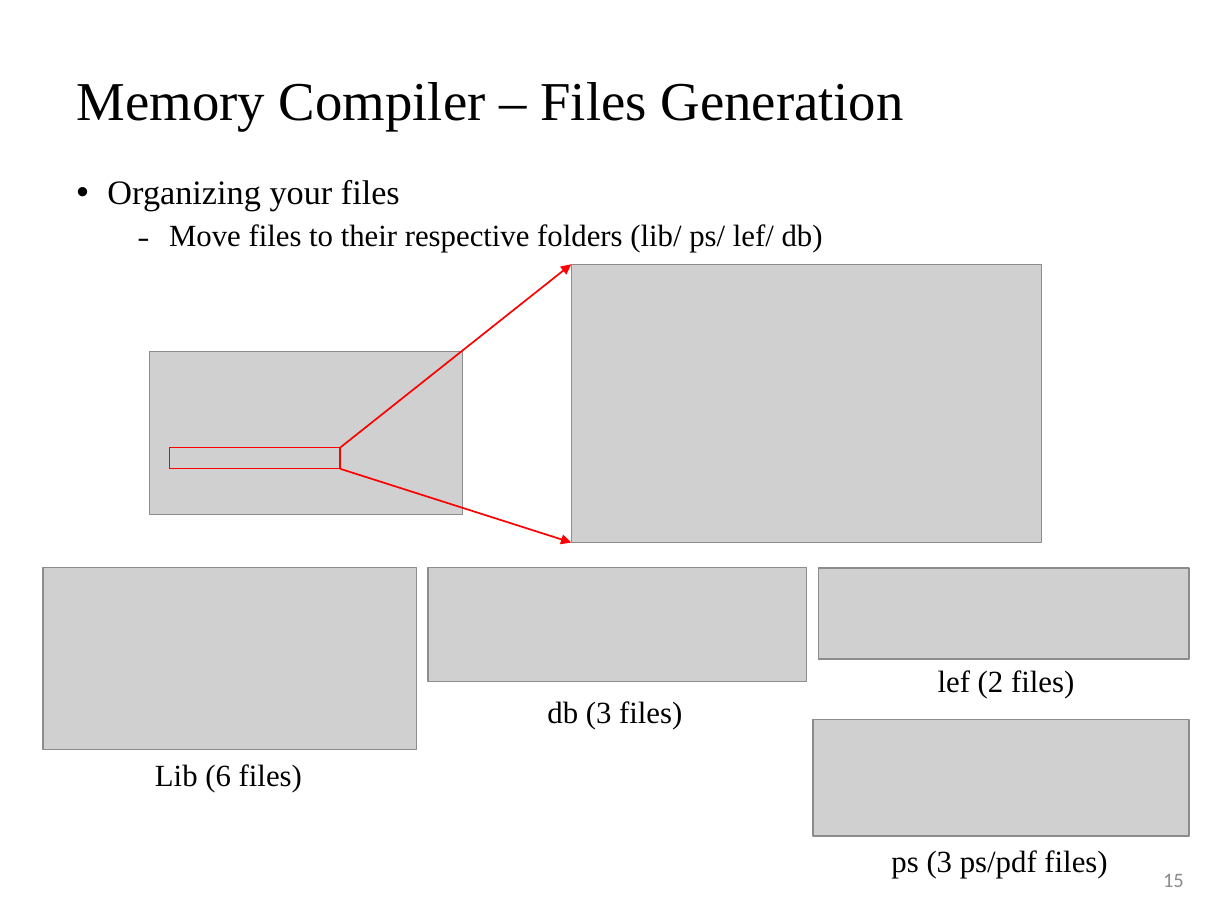
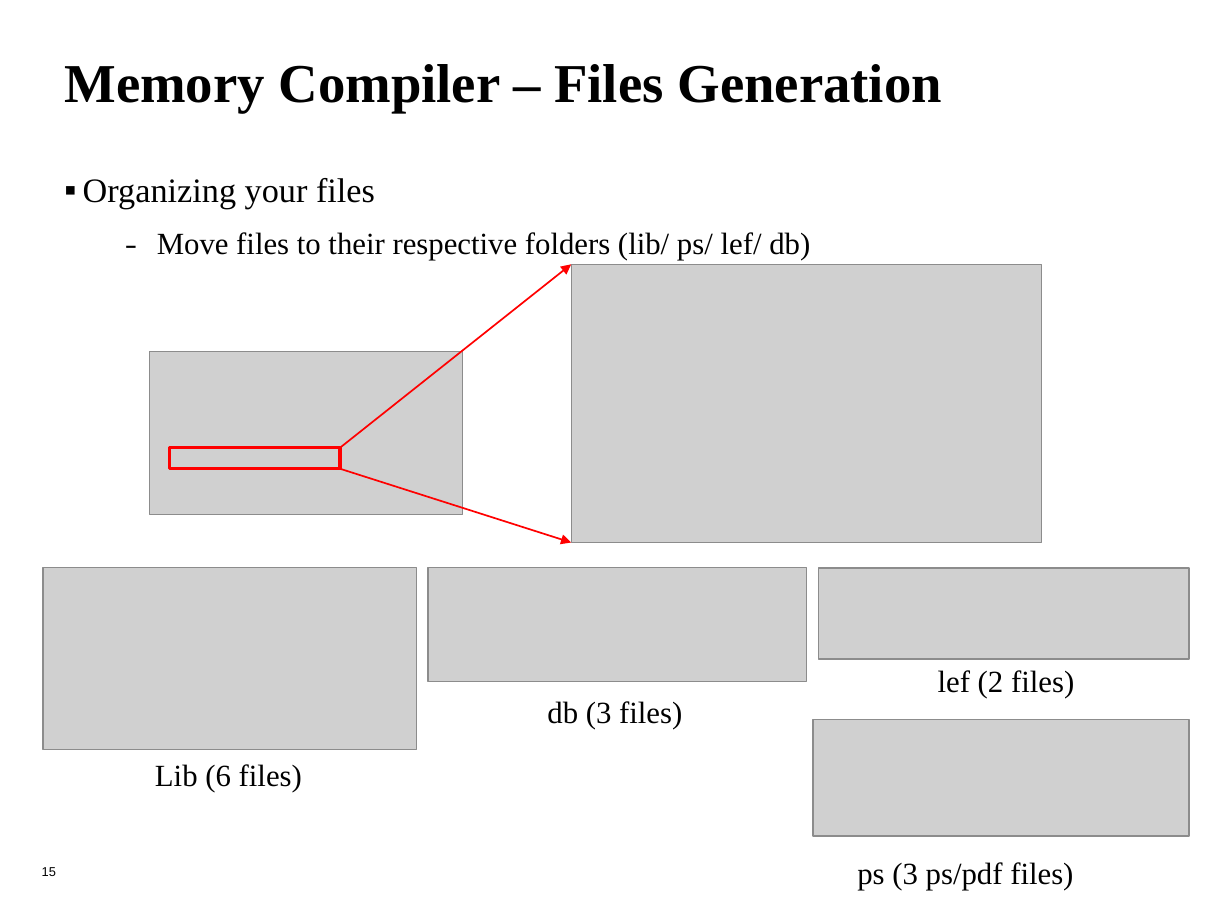
Before and after one commit to leo870823/2020-SRAM-training-course, a slide deck: slide 15 of MemoryCompiler_tutorial.pptx. Drawn at 1232x924 pixels with LibreOffice and Linux fonts; fonts in the diff are those of the drawing; grey boxes stand for pictures; background and template pictures are left out. Boxes give left, top, right and bottom in pixels: in the first picture for what was removed or moved away, otherwise in the second. Text is boxed around its words. In the diff, an @@ line names an element or a change of style, - is before the commit and + after.

```diff
--- a/MemoryCompiler_tutorial.pptx
+++ b/MemoryCompiler_tutorial.pptx
@@ title "Memory Compiler – Files Generation" at [64,64,941,113]: bold on; vertical alignment middle to top @@
@@ text "Organizing your files" at [83,178,810,260]: bullet • to ▪; line spacing 0.9 to 1; less space between paragraphs; more space between paragraphs @@
@@ page number added at [42,867,56,876], 7.5 pt, text #000000 @@
+15
@@ text "ps (3 ps/pdf files)": place and size @@
-text "ps (3 ps/pdf files)" at [891,850,1107,878]
+text "ps (3 ps/pdf files)" at [857,862,1073,890]
@@ page number removed at [1163,874,1184,887] @@
-15
```
Also in this commit, not shown: 32 other slides changed, 1 other file.
